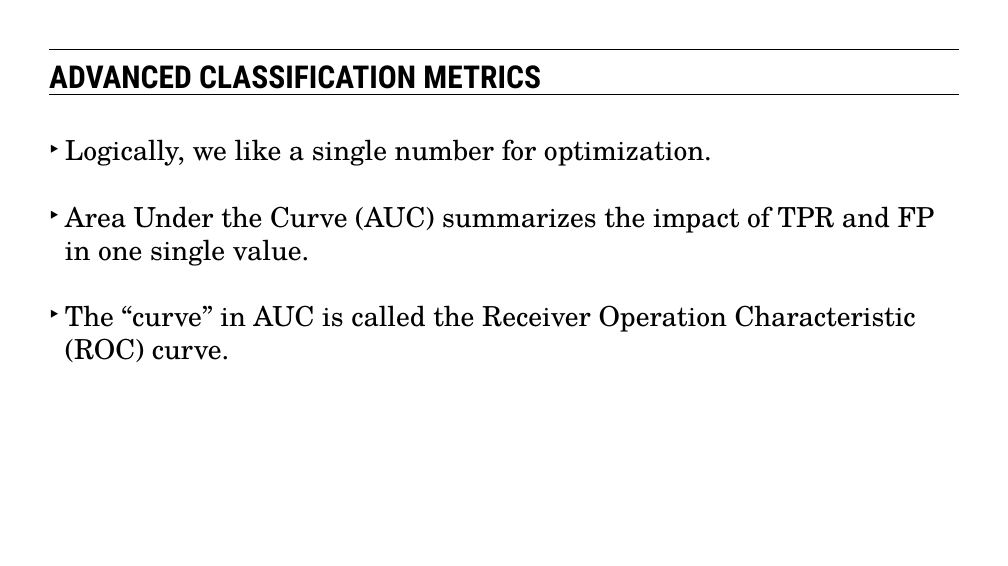
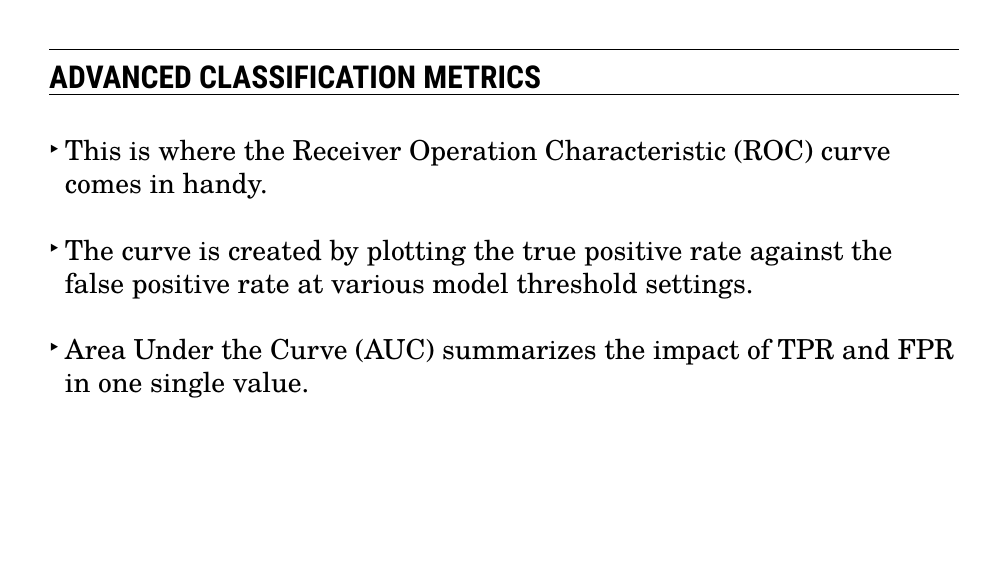
Before and after one commit to eflautt/ga-data-science, a slide deck: slide 49 of lessons/lesson-09/09-intro-to-logistic-regression.pptx (slide 44 before the commit). Drawn at 1008x566 pixels with LibreOffice and Linux fonts; fonts in the diff are those of the drawing. Boxes give left, top, right and bottom in pixels: in the first picture for what was removed or moved away, otherwise in the second. Text is boxed around its words. In the diff, an @@ line names an element or a change of style, - is before the commit and + after.

```diff
--- a/lessons/lesson-09/09-intro-to-logistic-regression.pptx
+++ b/lessons/lesson-09/09-intro-to-logistic-regression.pptx
@@ text at (65, 139, 955, 398): text changed @@
-‣ Logically, we like a single number for optimization.
-‣ Area Under the Curve (AUC) summarizes the impact of TPR and FP in one single value.
-‣ The “curve” in AUC is called the Receiver Operation Characteristic (ROC) curve.
+‣ This is where the Receiver Operation Characteristic (ROC) curve comes in handy.
+‣ The curve is created by plotting the true positive rate against the false positive rate at various model threshold settings.
+‣ Area Under the Curve (AUC) summarizes the impact of TPR and FPR in one single value.
```
Also in this commit, not shown: 15 other slides changed, 11 slides added.
